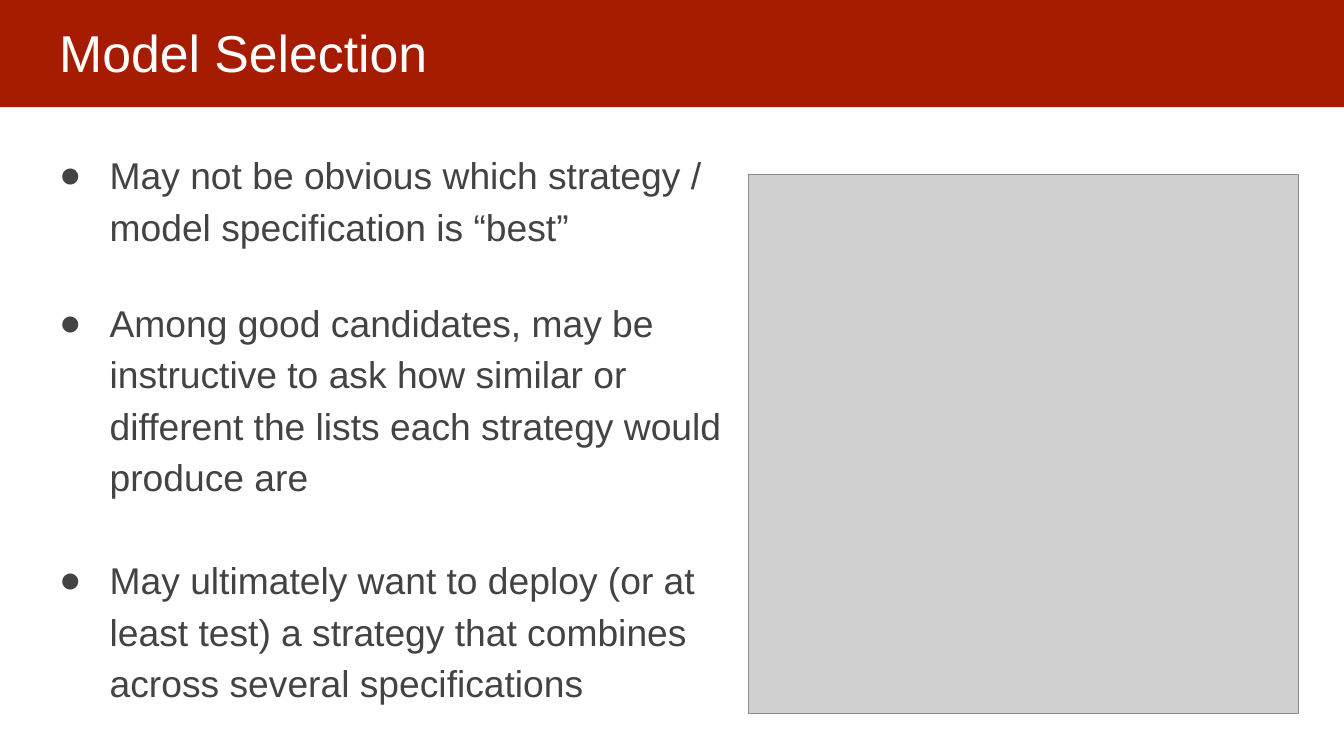
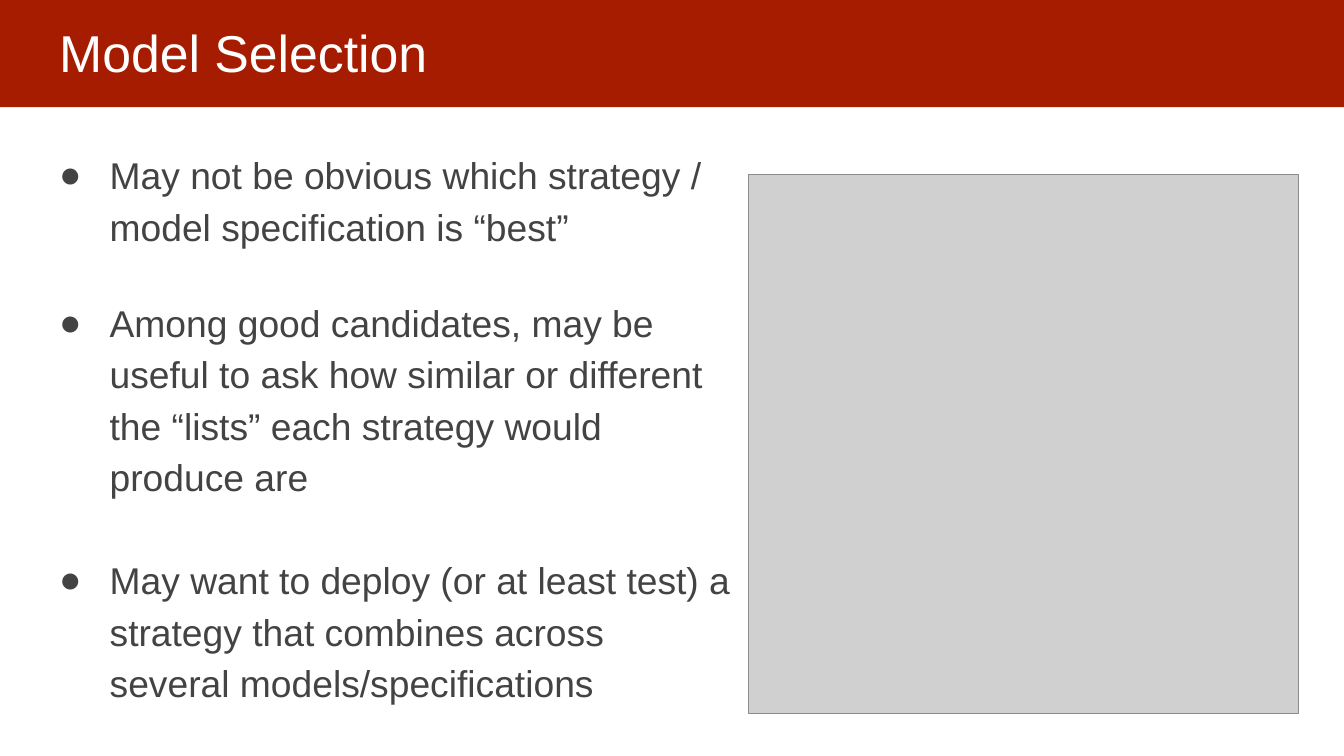
Before and after one commit to dssg/MLinPractice, a slide deck: slide 18 of Lectures/Lecture11-Module1Review.pptx. Drawn at 1344x756 pixels with LibreOffice and Linux fonts; fonts in the diff are those of the drawing; grey boxes stand for pictures. Boxes give left, top, right and bottom in pixels: in the first picture for what was removed or moved away, otherwise in the second. Text is boxed around its words. In the diff, an @@ line names an element or a change of style, - is before the commit and + after.

```diff
--- a/Lectures/Lecture11-Module1Review.pptx
+++ b/Lectures/Lecture11-Module1Review.pptx
@@ text at (110, 310, 730, 705): text changed @@
-● Among good candidates, may be instructive to ask how similar or different the lists each strategy would produce are
-● May ultimately want to deploy (or at least test) a strategy that combines across several specifications
+● Among good candidates, may be useful to ask how similar or different the “lists” each strategy would produce are
+● May want to deploy (or at least test) a strategy that combines across several models/specifications
```
Also in this commit, not shown: 4 other slides changed, 1 other file.
